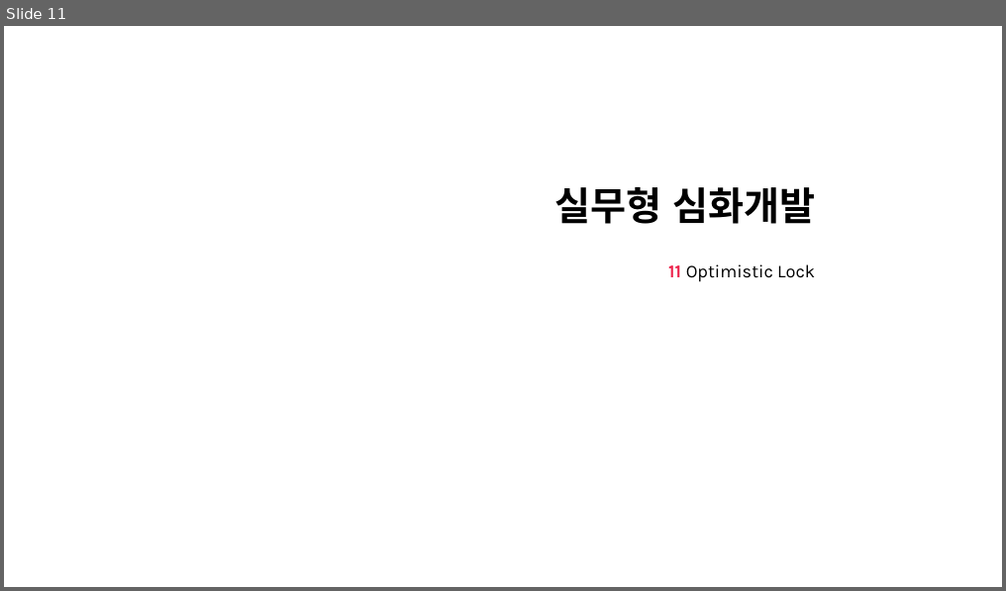
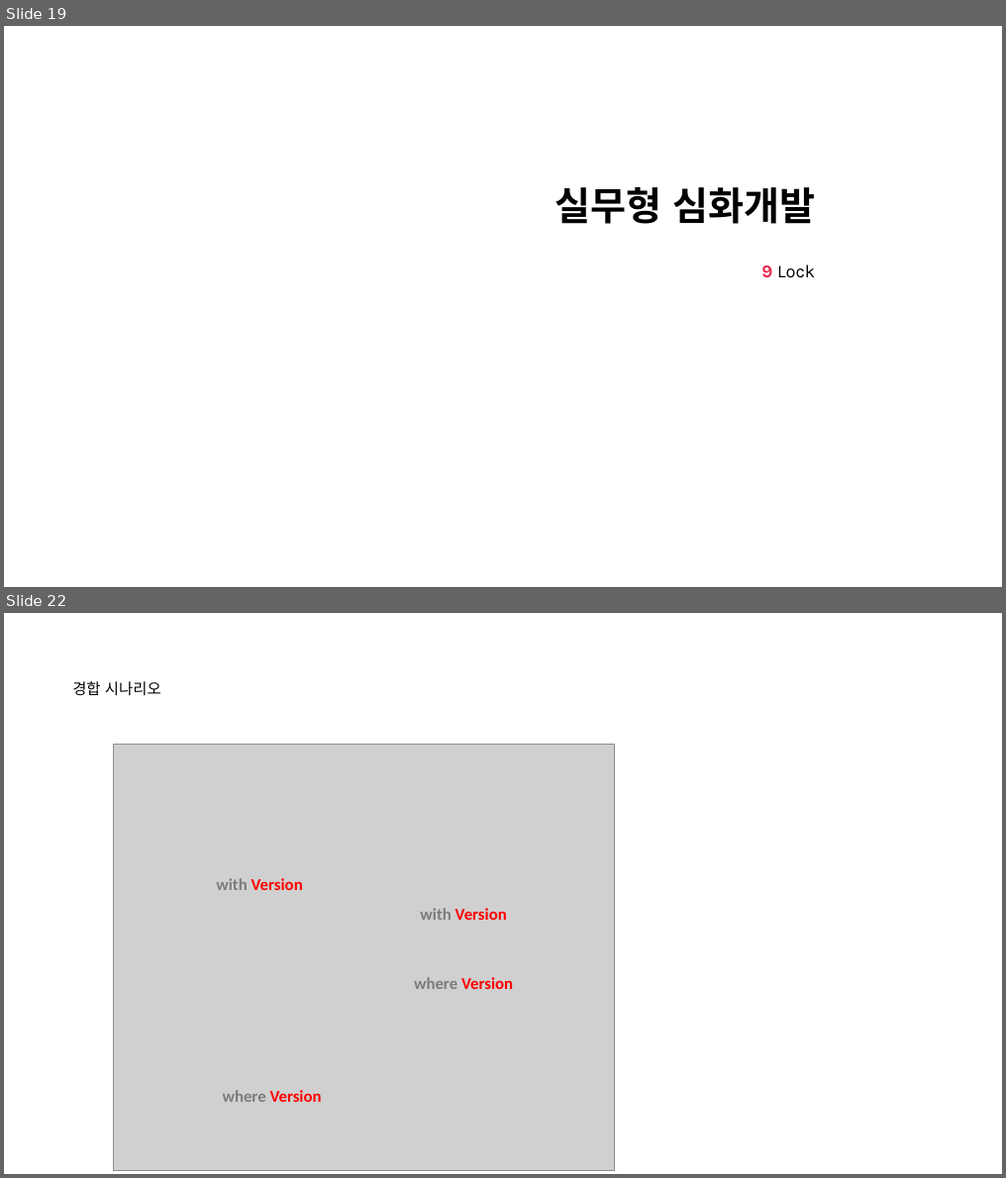
Before and after one commit to nayasis/fastcampus-hyper-webflux, a slide deck: 99.ppt/[Ch4-6. 실무형 심화개발.pptx. Shown one above the other, each under a label of ours: slide 11 before the commit, slides 19 and 22 after it; the slides between them are not shown. The pictures are 1006x591 and 1006x1178 pixels, drawn with LibreOffice and Linux fonts; fonts in the diff are those of the drawing; grey boxes stand for pictures; background and template pictures are left out. Boxes give left, top, right and bottom in pixels: in the first picture for what was removed or moved away, otherwise in the second. Text is boxed around its words. In the diff, an @@ line names an element or a change of style, - is before the commit and + after.

```diff
--- a/99.ppt/[Ch4-6. 실무형 심화개발.pptx
+++ b/99.ppt/[Ch4-6. 실무형 심화개발.pptx
@@ slide 22 added at <box>4,613,1002,1174</box>, background picture (left out) @@
@@ text added at <box>856,670,960,704</box>, 12 pt, text #FFFFFF, bold @@
+  9.
@@ title added at <box>72,681,161,696</box>, 11 pt, text #000000 @@
+경합 시나리오
@@ text added at <box>856,703,960,735</box>, 8 pt, text #FFFFFF @@
+  Lock
@@ picture added at <box>113,745,614,1170</box> @@
@@ text added at <box>216,878,303,890</box>, 12 pt, text #FF0000, bold @@
+with Version
@@ text added at <box>420,908,507,920</box>, 12 pt, text #FF0000, bold @@
+with Version
@@ text added at <box>414,977,513,989</box>, 12 pt, text #FF0000, bold @@
+where Version
@@ text added at <box>223,1090,322,1102</box>, 12 pt, text #FF0000, bold @@
+where Version
@@ what was slide 11 is now slide 19 @@
@@ slide 19 changed as well @@
@@ subtitle at <box>761,265,815,278</box>: text changed @@
-11 Optimistic Lock
+9 Lock
```
Also in this commit, not shown: 7 other slides changed, 12 other slides added, 1 slide removed, 1 other file.
